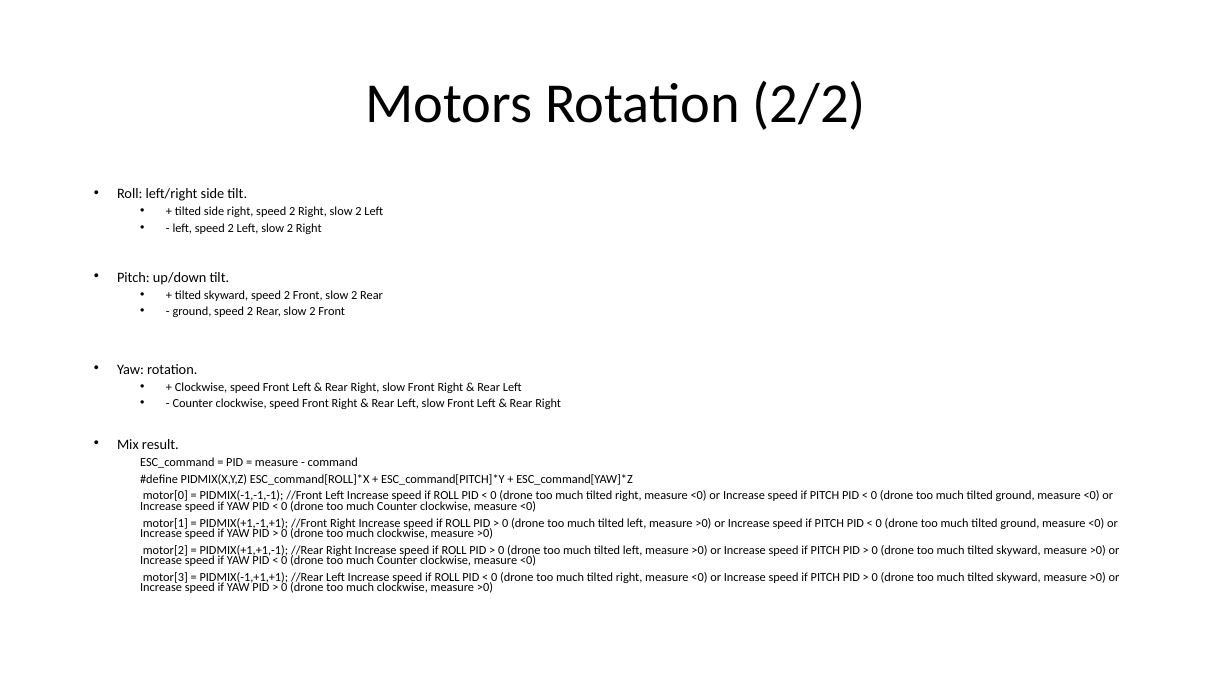
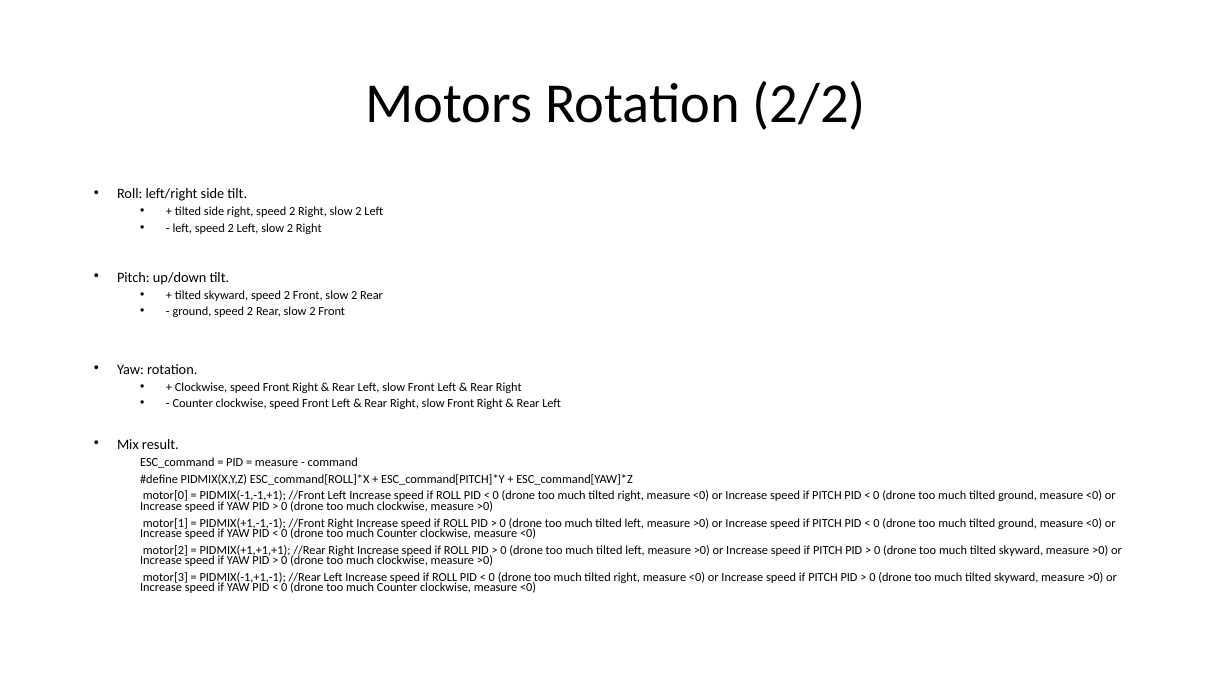
Before and after one commit to RobotEdh/RobotMicroControl, a slide deck: slide 8 of libraries/Diagramm Drone.pptx (slide 7 before the commit). Drawn at 1232x693 pixels with LibreOffice and Linux fonts; fonts in the diff are those of the drawing. Boxes give left, top, right and bottom in pixels: in the first picture for what was removed or moved away, otherwise in the second. Text is boxed around its words. In the diff, an @@ line names an element or a change of style, - is before the commit and + after.

Commit message:
Fix PIDMIX bug

```diff
--- a/libraries/Diagramm Drone.pptx
+++ b/libraries/Diagramm Drone.pptx
@@ text at bbox=[173, 382, 561, 409]: text changed @@
-  • + Clockwise, speed Front Left & Rear Right, slow Front Right & Rear Left
-  • - Counter clockwise, speed Front Right & Rear Left, slow Front Left & Rear Right
+  • + Clockwise, speed Front Right & Rear Left, slow Front Left & Rear Right
+  • - Counter clockwise, speed Front Left & Rear Right, slow Front Right & Rear Left
@@ text at bbox=[140, 490, 1122, 593]: text changed @@
-  motor[0] = PIDMIX(-1,-1,-1); //Front Left Increase speed if ROLL PID < 0 (drone too much tilted right, measure <0) or Increase speed if PITCH PID < 0 (drone too much tilted ground, measure <0) or Increase speed if YAW PID < 0 (drone too much Counter clockwise, measure <0)
-  motor[1] = PIDMIX(+1,-1,+1); //Front Right Increase speed if ROLL PID > 0 (drone too much tilted left, measure >0) or Increase speed if PITCH PID < 0 (drone too much tilted ground, measure <0) or Increase speed if YAW PID > 0 (drone too much clockwise, measure >0)
-  motor[2] = PIDMIX(+1,+1,-1); //Rear Right Increase speed if ROLL PID > 0 (drone too much tilted left, measure >0) or Increase speed if PITCH PID > 0 (drone too much tilted skyward, measure >0) or Increase speed if YAW PID < 0 (drone too much Counter clockwise, measure <0)
-  motor[3] = PIDMIX(-1,+1,+1); //Rear Left Increase speed if ROLL PID < 0 (drone too much tilted right, measure <0) or Increase speed if PITCH PID > 0 (drone too much tilted skyward, measure >0) or Increase speed if YAW PID > 0 (drone too much clockwise, measure >0)
+  motor[0] = PIDMIX(-1,-1,+1); //Front Left Increase speed if ROLL PID < 0 (drone too much tilted right, measure <0) or Increase speed if PITCH PID < 0 (drone too much tilted ground, measure <0) or Increase speed if YAW PID > 0 (drone too much clockwise, measure >0)
+  motor[1] = PIDMIX(+1,-1,-1); //Front Right Increase speed if ROLL PID > 0 (drone too much tilted left, measure >0) or Increase speed if PITCH PID < 0 (drone too much tilted ground, measure <0) or Increase speed if YAW PID < 0 (drone too much Counter clockwise, measure <0)
+  motor[2] = PIDMIX(+1,+1,+1); //Rear Right Increase speed if ROLL PID > 0 (drone too much tilted left, measure >0) or Increase speed if PITCH PID > 0 (drone too much tilted skyward, measure >0) or Increase speed if YAW PID > 0 (drone too much clockwise, measure >0)
+  motor[3] = PIDMIX(-1,+1,-1); //Rear Left Increase speed if ROLL PID < 0 (drone too much tilted right, measure <0) or Increase speed if PITCH PID > 0 (drone too much tilted skyward, measure >0) or Increase speed if YAW PID < 0 (drone too much Counter clockwise, measure <0)
```
Also in this commit, not shown: 1 other slide changed, 1 slide added, 2 other files.
